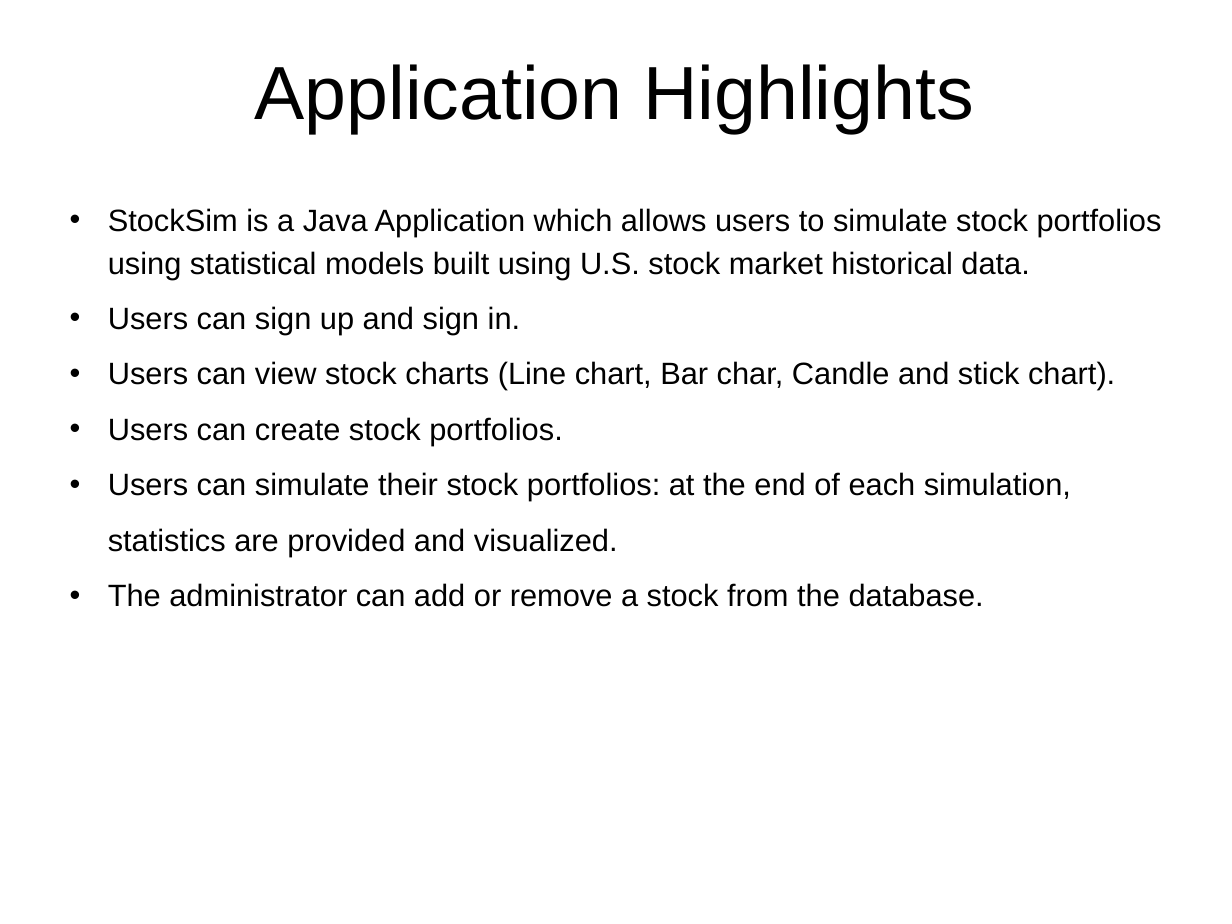
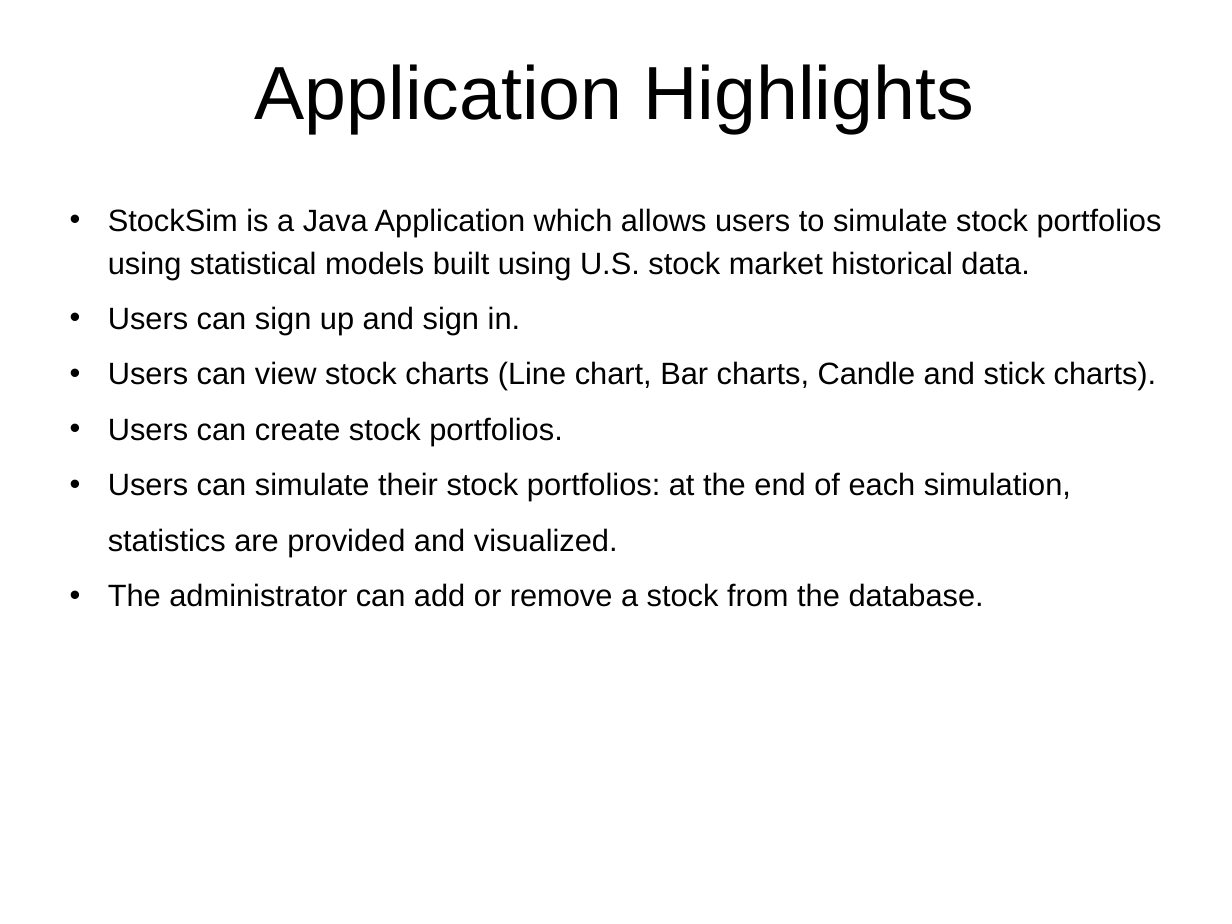
Before and after one commit to rambodrahmani/stocksim, a slide deck: slide 2 of documentation/stocksim_preliminary_presentation.pptx. Drawn at 1232x924 pixels with LibreOffice and Linux fonts; fonts in the diff are those of the drawing; background and template pictures are left out. Boxes give left, top, right and bottom in pixels: in the first picture for what was removed or moved away, otherwise in the second. Text is boxed around its words. In the diff, an @@ line names an element or a change of style, - is before the commit and + after.

Commit message:
fix

```diff
--- a/documentation/stocksim_preliminary_presentation.pptx
+++ b/documentation/stocksim_preliminary_presentation.pptx
@@ text at (x1=108, y1=361, x2=1157, y2=390): text changed @@
-• Users can view stock charts (Line chart, Bar char, Candle and stick chart).
+• Users can view stock charts (Line chart, Bar charts, Candle and stick charts).
```
